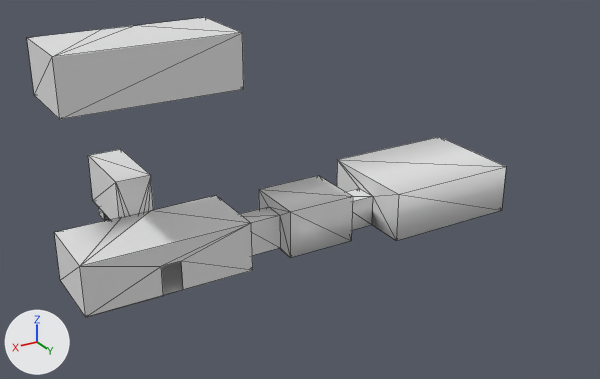
The OBJ model models/castle_dungeon_walls.obj, before and after one commit.
Rendered twice from a camera (50 mm lens) standing at (26.6, 98.2, 39.7) and looking at (-17.5, 24.7, 2.9). The axes (+X, +Y, +Z) are drawn at lower left. The lights are the same throughout. Mesh edges are drawn as thin lines. Where no turn or scale is listed for an object, it has been applied to the vertices. Vertices at the same position are counted once.

Objects in the first picture: 'castle_dungeon_walls.002'.
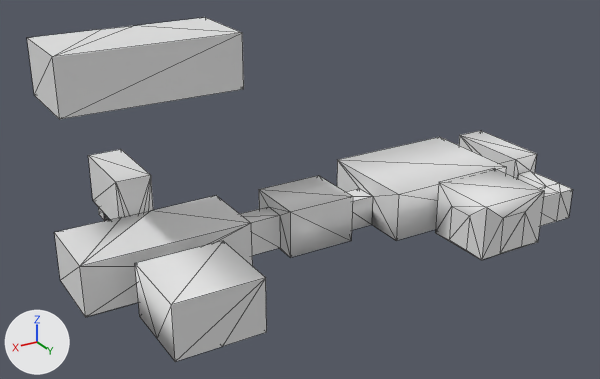
Commit message: Updated dungeon map

Where the change shows, as pixel boxes (x1, y1, x2, y2) in the pictures (600 x 379 px):
'castle_dungeon_walls.002', reshaped (14% wider, 15% taller): before (27, 17, 506, 317); after (27, 17, 573, 362)
part 1 of me_castle_dungeon_walls_002, added: after (135, 241, 267, 362)
part 2 of me_castle_dungeon_walls_002, added: after (435, 130, 573, 260)

The change, as a diff of the scene's bpy script:
```diff
--- a/models/castle_dungeon_walls.obj.py
+++ b/models/castle_dungeon_walls.obj.py
@@ me_castle_dungeon_walls_002 @@
 # used by ob_castle_dungeon_walls_002; location = (0.0, 0.0, 0.0)
-me_castle_dungeon_walls_002.from_pydata(...)  # 144 vertices, 246 faces; spans x -44.5..8.5, y 9.3..29.2, z -4.2..21.7
+me_castle_dungeon_walls_002.from_pydata(...)  # 205 vertices, 372 faces; spans x -50.8..8.5, y 9.3..38.6, z -4.2..21.7
+# me_castle_dungeon_walls_002 part 1
+# 17 vertices are added at x -5.4..3.9, y 29.7..38.6, z -4.1..1.8
+# 36 new faces join them
+# me_castle_dungeon_walls_002 part 2
+# 36 vertices are added at x -50.8..-33.1, y 17.6..38.1, z -4.2..2.3
+# 8 new vertices lie (0.0, 0.0, 3.8) away from vertices in x -50.0..-41.7, y 28.1..35.2, z -4.2
+# 90 new faces join them
```
